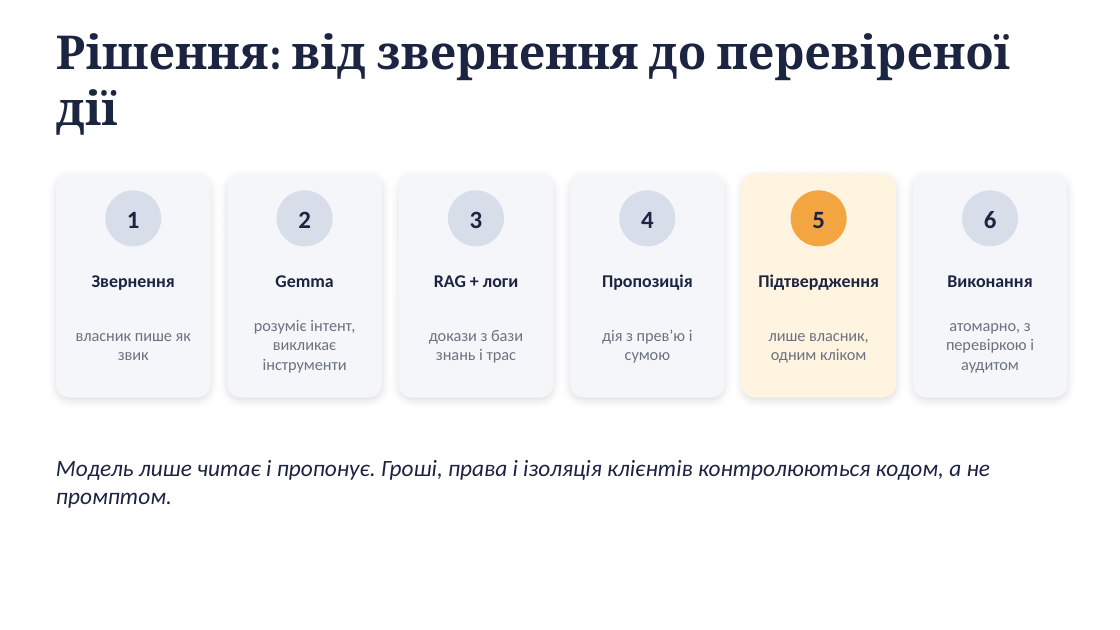
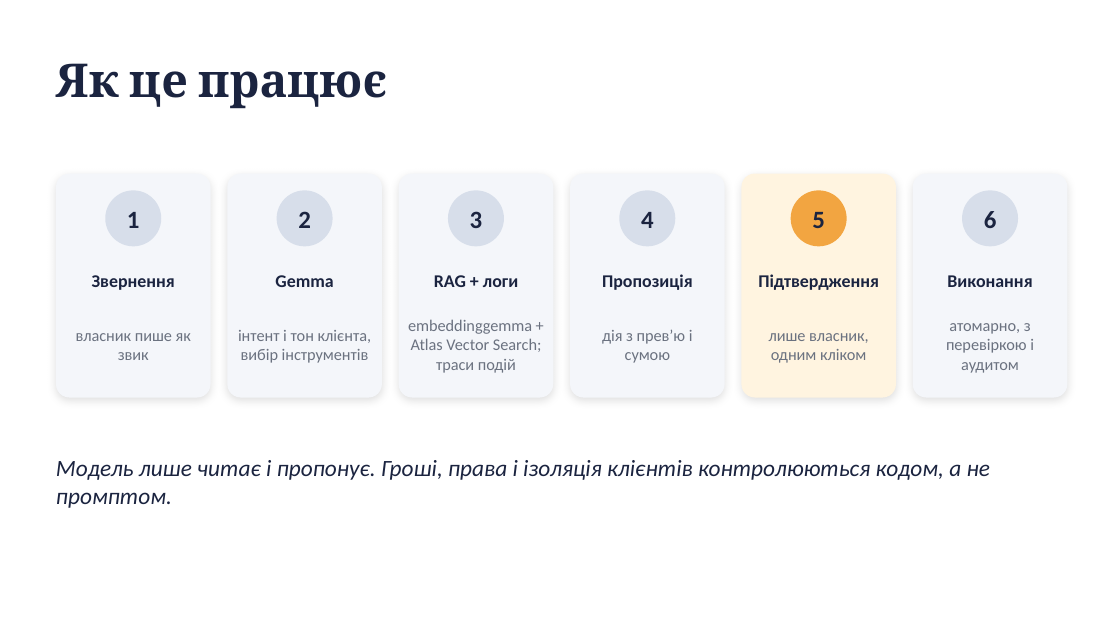
Before and after one commit to Ansandr/hackday-lviv-2026-mvp, a slide deck: slide 4 of docs/pitch/support-desk-pitch.pptx (slide 3 before the commit). Drawn at 1120x630 pixels with LibreOffice and Linux fonts; fonts in the diff are those of the drawing. Boxes give left, top, right and bottom in pixels: in the first picture for what was removed or moved away, otherwise in the second. Text is boxed around its words. In the diff, an @@ line names an element or a change of style, - is before the commit and + after.

```diff
--- a/docs/pitch/support-desk-pitch.pptx
+++ b/docs/pitch/support-desk-pitch.pptx
@@ text at (56, 63, 387, 109): text changed @@
-Рішення: від звернення до перевіреної дії
+Як це працює
@@ text at (408, 319, 541, 373): text changed @@
-докази з бази знань і трас
+embeddinggemma + Atlas Vector Search; траси подій
@@ text at (238, 330, 372, 363): text changed @@
-розуміє інтент, викликає інструменти
+інтент і тон клієнта, вибір інструментів
```
Also in this commit, not shown: 4 other slides changed, 2 slides added, 2 other files.
